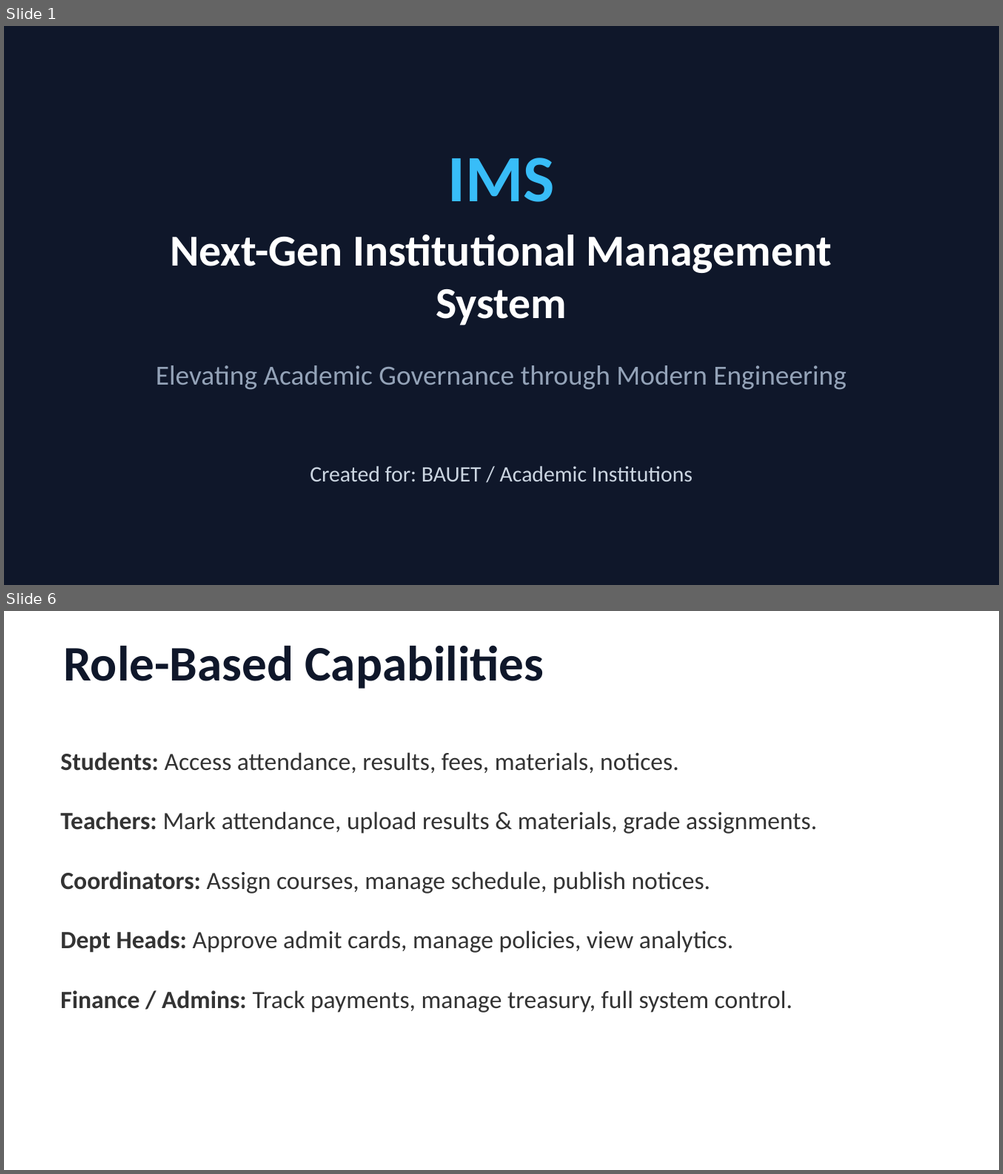
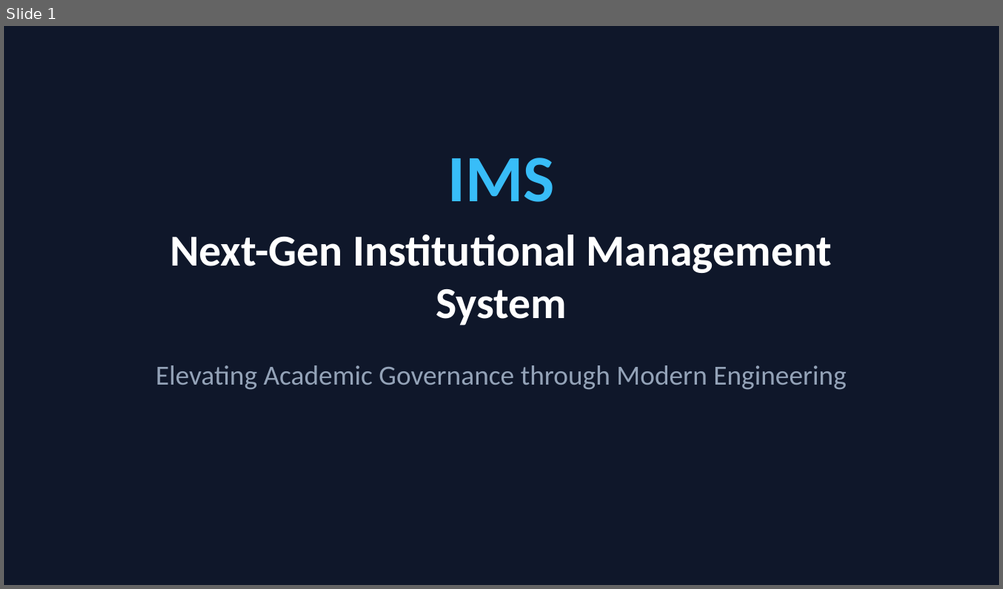
Before and after one commit to NoorAbdullah02/IMS, a slide deck: IMS_Project_Presentation.pptx. Shown one above the other, each under a label of ours: slides 1 and 6 before the commit, slide 1 after it; the slides between them are not shown. The pictures are 1003x1174 and 1003x589 pixels, drawn with LibreOffice and Linux fonts; fonts in the diff are those of the drawing. Boxes give left, top, right and bottom in pixels: in the first picture for what was removed or moved away, otherwise in the second. Text is boxed around its words. In the diff, an @@ line names an element or a change of style, - is before the commit and + after.

```diff
--- a/IMS_Project_Presentation.pptx
+++ b/IMS_Project_Presentation.pptx
@@ slide 6 removed at (4,611,999,1170), background #FFFFFF @@
@@ text removed at (63,645,543,689) @@
-Role-Based Capabilities
@@ text removed at (60,752,679,773) @@
-• Students: Access attendance, results, fees, materials, notices.
@@ text removed at (60,812,817,834) @@
-• Teachers: Mark attendance, upload results & materials, grade assignments.
@@ text removed at (60,871,711,894) @@
-• Coordinators: Assign courses, manage schedule, publish notices.
@@ text removed at (60,931,733,953) @@
-• Dept Heads: Approve admit cards, manage policies, view analytics.
@@ text removed at (60,991,792,1013) @@
-• Finance / Admins: Track payments, manage treasury, full system control.
@@ slide 1 changed as well @@
@@ text removed at (310,466,692,482) @@
-Created for: BAUET / Academic Institutions
```
Also in this commit, not shown: 1 other slide changed, 10 slides added, 6 other slides removed, 1 other file.
